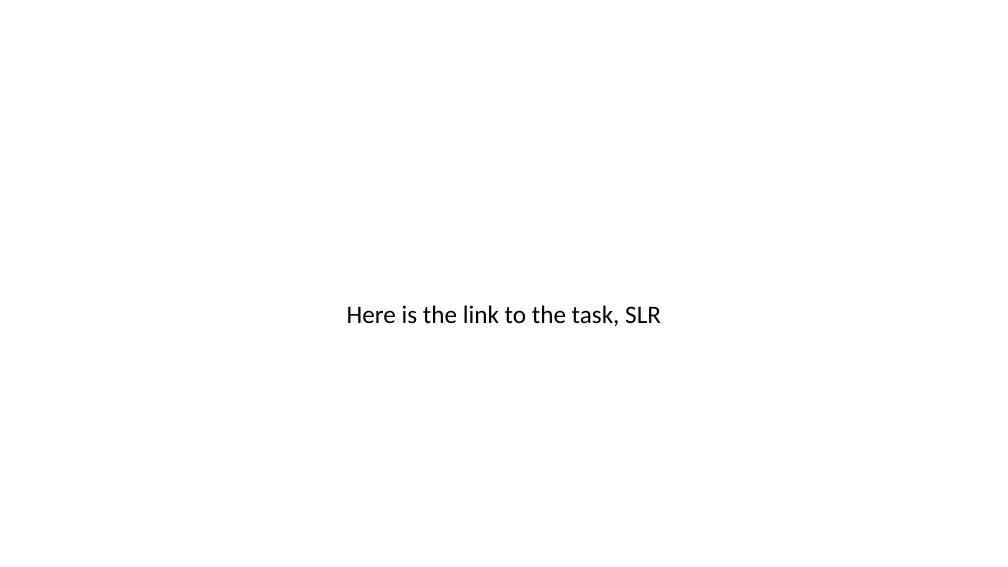
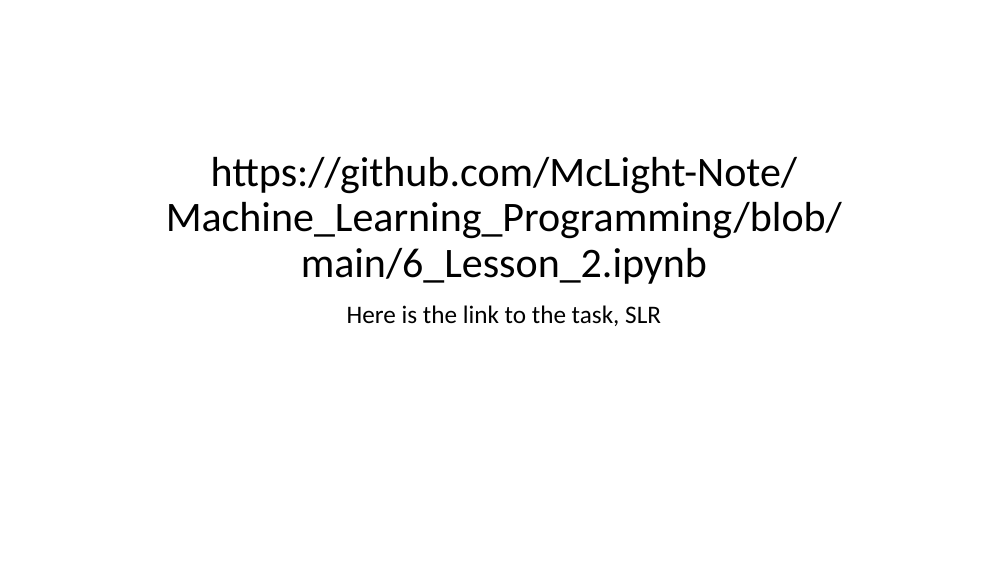
Before and after one commit to McLight-Note/Machine_Learning_Programming, a slide deck: slide 1 of Lesson-6_2.pptx. Drawn at 1008x567 pixels with LibreOffice and Linux fonts; fonts in the diff are those of the drawing. Boxes give left, top, right and bottom in pixels: in the first picture for what was removed or moved away, otherwise in the second. Text is boxed around its words. In the diff, an @@ line names an element or a change of style, - is before the commit and + after.

```diff
--- a/Lesson-6_2.pptx
+++ b/Lesson-6_2.pptx
@@ title added at [166, 157, 842, 284], 40 pt, text #000000 @@
+https://github.com/McLight-Note/Machine_Learning_Programming/blob/main/6_Lesson_2.ipynb
```
